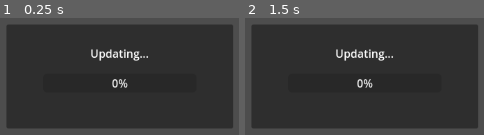
Above: before the commit, frames 1-2 (left to right).
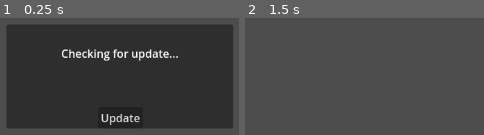
Above: after the commit, the same moments.

Repository: Lukaswbrr/Ikemen-GO-Launcher
Game: Godot game, scene res://scenes/update_menu/update_panel.tscn
The game is run twice, just before and just after one commit, with the same random seed, the same clock (stepped at 60 frames per second) and the same inputs. This scene is started directly instead of the project's main scene.
Inputs (mouse positions are in pixels of both pictures, inside the frame that each line leads up to):
- Up to frame 1 (0.25 s): no input
- Up to frame 2 (1.5 s): click (364, 117) at 0.5 s, where only the run after the commit has a clickable "Update"; tap Enter at 1.25 s

The runs differ from the first frame. In frame 1, 3.3% of the frame differs, in the area x 25-75%, y 26-92%; in frame 2, 83%, in the area x 2-98%, y 5-95%.

Commit message:
update update panel

Diff:
--- a/scenes/update_menu/update_panel.tscn
+++ b/scenes/update_menu/update_panel.tscn
@@ -26,7 +26,119 @@
 grow_horizontal = 2
 grow_vertical = 2
 
+[node name="CheckingUpdate" type="Control" parent="."]
+layout_mode = 1
+anchors_preset = 15
+anchor_right = 1.0
+anchor_bottom = 1.0
+grow_horizontal = 2
+grow_vertical = 2
+
+[node name="Label" type="Label" parent="CheckingUpdate"]
+layout_mode = 1
+anchors_preset = 5
+anchor_left = 0.5
+anchor_right = 0.5
+offset_left = -58.0
+offset_top = 30.0
+offset_right = 58.0
+offset_bottom = 53.0
+grow_horizontal = 2
+text = "Checking for update..."
+horizontal_alignment = 1
+
+[node name="Close" type="Button" parent="CheckingUpdate"]
+layout_mode = 1
+anchors_preset = 7
+anchor_left = 0.5
+anchor_top = 1.0
+anchor_right = 0.5
+anchor_bottom = 1.0
+offset_left = -24.5
+offset_top = -31.0
+offset_right = 25.5
+grow_horizontal = 2
+grow_vertical = 0
+text = "Update"
+
+[node name="UpdateAvailable" type="Control" parent="."]
+visible = false
+layout_mode = 1
+anchors_preset = 15
+anchor_right = 1.0
+anchor_bottom = 1.0
+grow_horizontal = 2
+grow_vertical = 2
+
+[node name="Label" type="Label" parent="UpdateAvailable"]
+layout_mode = 1
+anchors_preset = 5
+anchor_left = 0.5
+anchor_right = 0.5
+offset_left = -58.0
+offset_top = 30.0
+offset_right = 58.0
+offset_bottom = 53.0
+grow_horizontal = 2
+text = "A new update is available!
+Your version: %s
+New version: %s"
+horizontal_alignment = 1
+
+[node name="Close" type="Button" parent="UpdateAvailable"]
+layout_mode = 1
+anchors_preset = 7
+anchor_left = 0.5
+anchor_top = 1.0
+anchor_right = 0.5
+anchor_bottom = 1.0
+offset_left = -24.5
+offset_top = -31.0
+offset_right = 25.5
+grow_horizontal = 2
+grow_vertical = 0
+text = "Update"
+
+[node name="NoUpdate" type="Control" parent="."]
+visible = false
+layout_mode = 1
+anchors_preset = 15
+anchor_right = 1.0
+anchor_bottom = 1.0
+grow_horizontal = 2
+grow_vertical = 2
+
+[node name="Label" type="Label" parent="NoUpdate"]
+layout_mode = 1
+anchors_preset = 5
+anchor_left = 0.5
+anchor_right = 0.5
+offset_left = -58.0
+offset_top = 30.0
+offset_right = 58.0
+offset_bottom = 53.0
+grow_horizontal = 2
+text = "Your IKEMEN Go is on the latest version
+
+Your version: %s"
+horizontal_alignment = 1
+
+[node name="Close" type="Button" parent="NoUpdate"]
+layout_mode = 1
+anchors_preset = 7
+anchor_left = 0.5
+anchor_top = 1.0
+anchor_right = 0.5
+anchor_bottom = 1.0
+offset_left = -24.5
+offset_top = -31.0
+offset_right = 25.5
+grow_horizontal = 2
+grow_vertical = 0
+text = "Update"
+
 [node name="Downloading" type="Control" parent="."]
+visible = false
 layout_mode = 1
 anchors_preset = 15
 anchor_right = 1.0
@@ -142,5 +254,8 @@
 grow_vertical = 0
 text = "Close"
 
+[connection signal="pressed" from="CheckingUpdate/Close" to="." method="_on_close_pressed"]
+[connection signal="pressed" from="UpdateAvailable/Close" to="." method="_on_close_pressed"]
+[connection signal="pressed" from="NoUpdate/Close" to="." method="_on_close_pressed"]
 [connection signal="pressed" from="Failed/Close" to="." method="_on_close_pressed"]
 [connection signal="pressed" from="Success/Close" to="." method="_on_close_pressed"]
